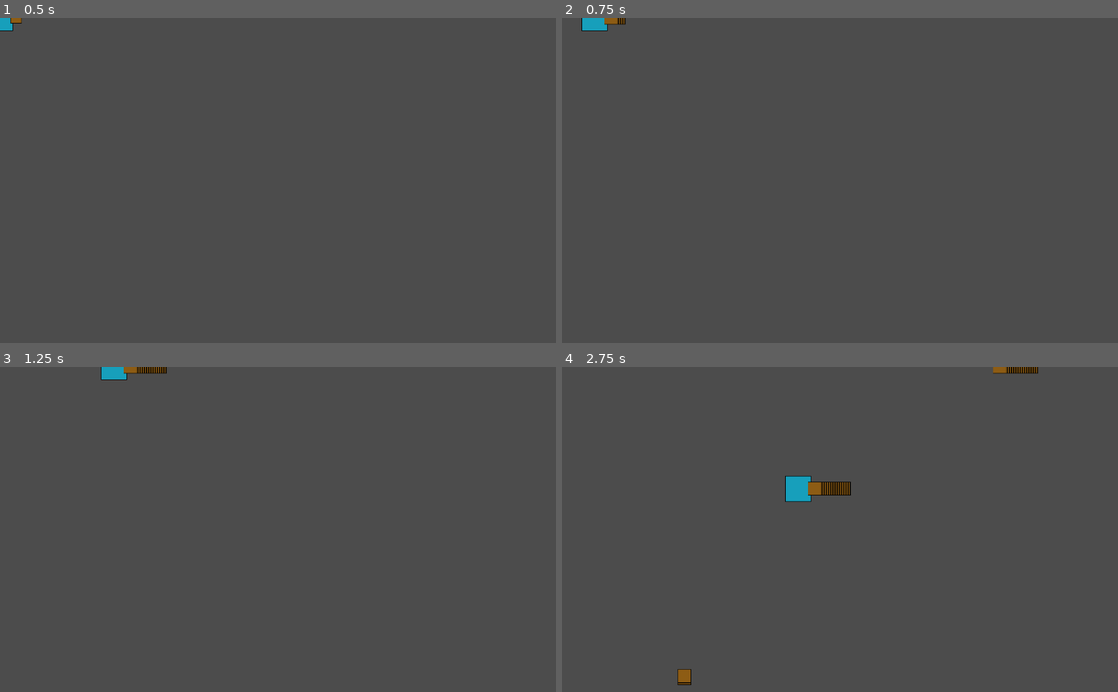
Above: before the commit, frames 1-4 (two rows, left to right).
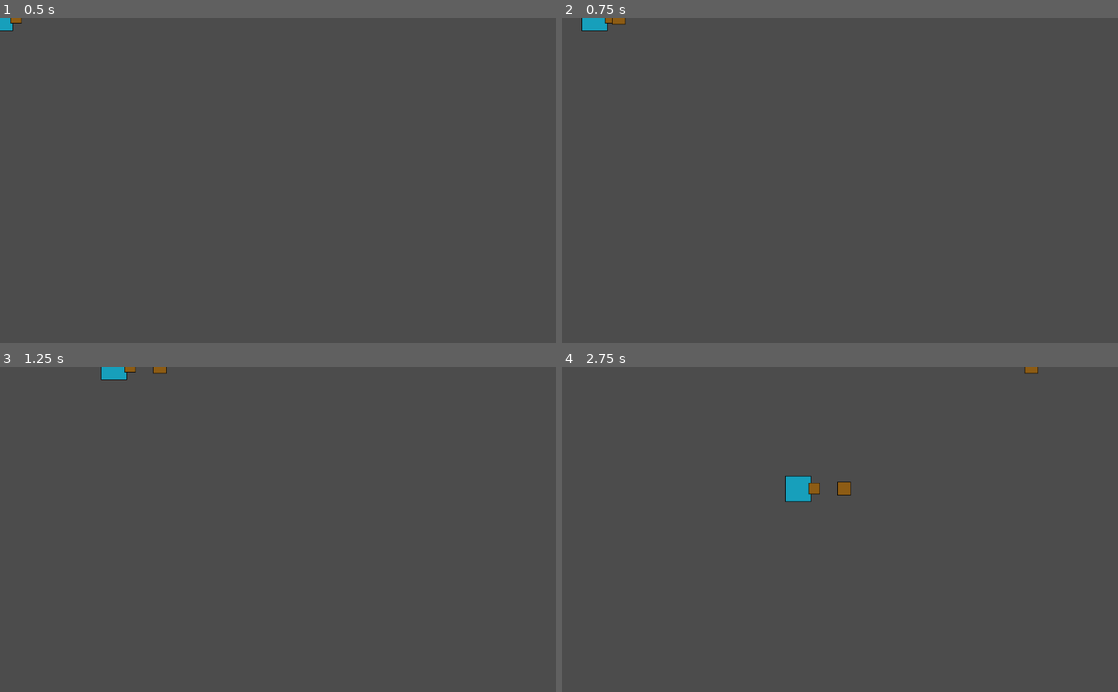
Above: after the commit, the same moments.

Repository: oryzajustin/tojam2018
Game: Godot game, scene res://Scenes/player.tscn
The game is run twice, just before and just after one commit, with the same random seed, the same clock (stepped at 60 frames per second) and the same inputs. The project has no main scene, so this scene is started directly.
Inputs:
- Up to frame 1 (0.5 s): no input
- Up to frame 2 (0.75 s): tap Enter at 0.5 s; hold D (player1_right) from 0.53 s (still down); hold Q (player1_throw) from 0.53 s (still down)
- Up to frame 3 (1.25 s): keep holding D (player1_right); keep holding Q (player1_throw)
- Up to frame 4 (2.75 s): release D (player1_right) at 1.28 s; release Q (player1_throw) at 1.28 s; hold S (player1_down) 1.28-2.03 s; tap Q (player1_throw) at 1.35 s; hold D (player1_right) from 2.03 s (still down); hold Q (player1_throw) from 2.03 s (still down)

Frame 1 is identical in both runs. In frame 2, less than 0.1% of the frame differs, in the area x 7-12%, y 0-3%; in frame 3, 0.1%; in frame 4, 0.5%, in the area x 20-86%, y 0-98%.

Commit message:
throwing with time interval

Diff:
--- a/Scenes/player.tscn
+++ b/Scenes/player.tscn
@@ -27,3 +27,10 @@
 position = Vector2( 29.5886, -0.675867 )
 scale = Vector2( 0.428514, 0.428514 )
 texture = ExtResource( 3 )
+
+[node name="shuriken_timer" type="Timer" parent="." index="4"]
+
+process_mode = 1
+wait_time = 1.0
+one_shot = true
+autostart = false
--- a/Scripts/player1.gd
+++ b/Scripts/player1.gd
@@ -12,13 +12,15 @@
 onready var player = get_node("Sprite")
 onready var shuriken = preload("res://Scenes/shuriken.tscn")
 onready var shuriken_container = get_node("shuriken_container")
+onready var shuriken_timer = get_node("shuriken_timer")
 
 func _ready():
 	set_physics_process(true)
 
 func _process(delta):
 	if Input.is_action_pressed("player1_throw"):
-		throw()
+		if shuriken_timer.get_time_left() == 0:
+			throw()
 
 func _physics_process(delta):
 	speed = MAX_SPEED
@@ -40,6 +42,7 @@
 	move_and_collide(velocity)
 
 func throw():
+	shuriken_timer.start()
 	var s = shuriken.instance()
 	shuriken_container.add_child(s)
 	s.start_at(rotation, get_node("throw_start").global_position)
--- a/project.godot
+++ b/project.godot
@@ -23,11 +23,6 @@
  ]
 player1_right=[ Object(InputEventKey,"resource_local_to_scene":false,"resource_name":"","device":0,"alt":false,"shift":false,"control":false,"meta":false,"command":false,"pressed":false,"scancode":68,"unicode":0,"echo":false,"script":null)
  ]
-player1_checkmove=[ Object(InputEventKey,"resource_local_to_scene":false,"resource_name":"","device":0,"alt":false,"shift":false,"control":false,"meta":false,"command":false,"pressed":false,"scancode":87,"unicode":0,"echo":false,"script":null)
-, Object(InputEventKey,"resource_local_to_scene":false,"resource_name":"","device":0,"alt":false,"shift":false,"control":false,"meta":false,"command":false,"pressed":false,"scancode":83,"unicode":0,"echo":false,"script":null)
-, Object(InputEventKey,"resource_local_to_scene":false,"resource_name":"","device":0,"alt":false,"shift":false,"control":false,"meta":false,"command":false,"pressed":false,"scancode":65,"unicode":0,"echo":false,"script":null)
-, Object(InputEventKey,"resource_local_to_scene":false,"resource_name":"","device":0,"alt":false,"shift":false,"control":false,"meta":false,"command":false,"pressed":false,"scancode":68,"unicode":0,"echo":false,"script":null)
- ]
 player1_throw=[ Object(InputEventKey,"resource_local_to_scene":false,"resource_name":"","device":0,"alt":false,"shift":false,"control":false,"meta":false,"command":false,"pressed":false,"scancode":81,"unicode":0,"echo":false,"script":null)
  ]
 
